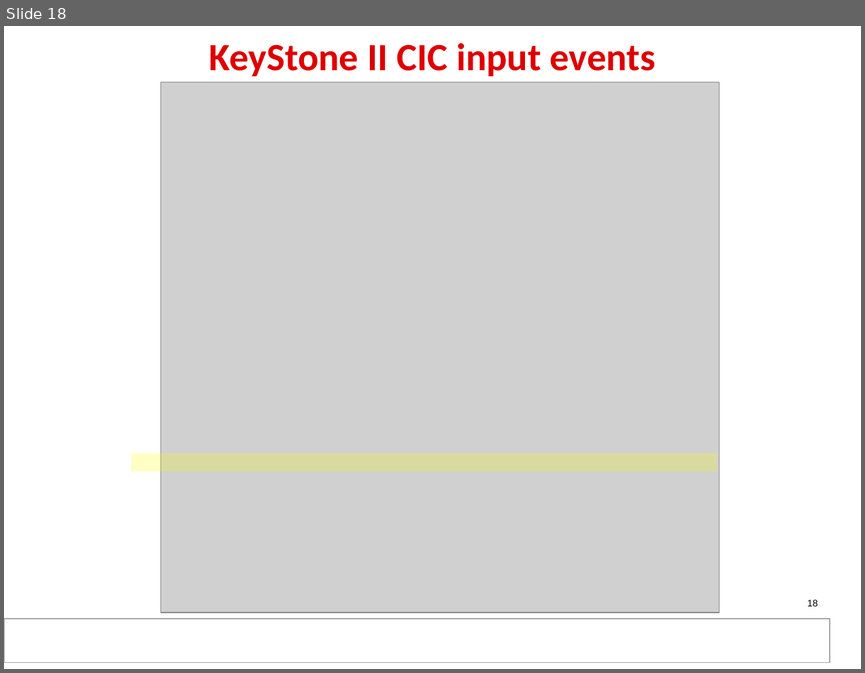
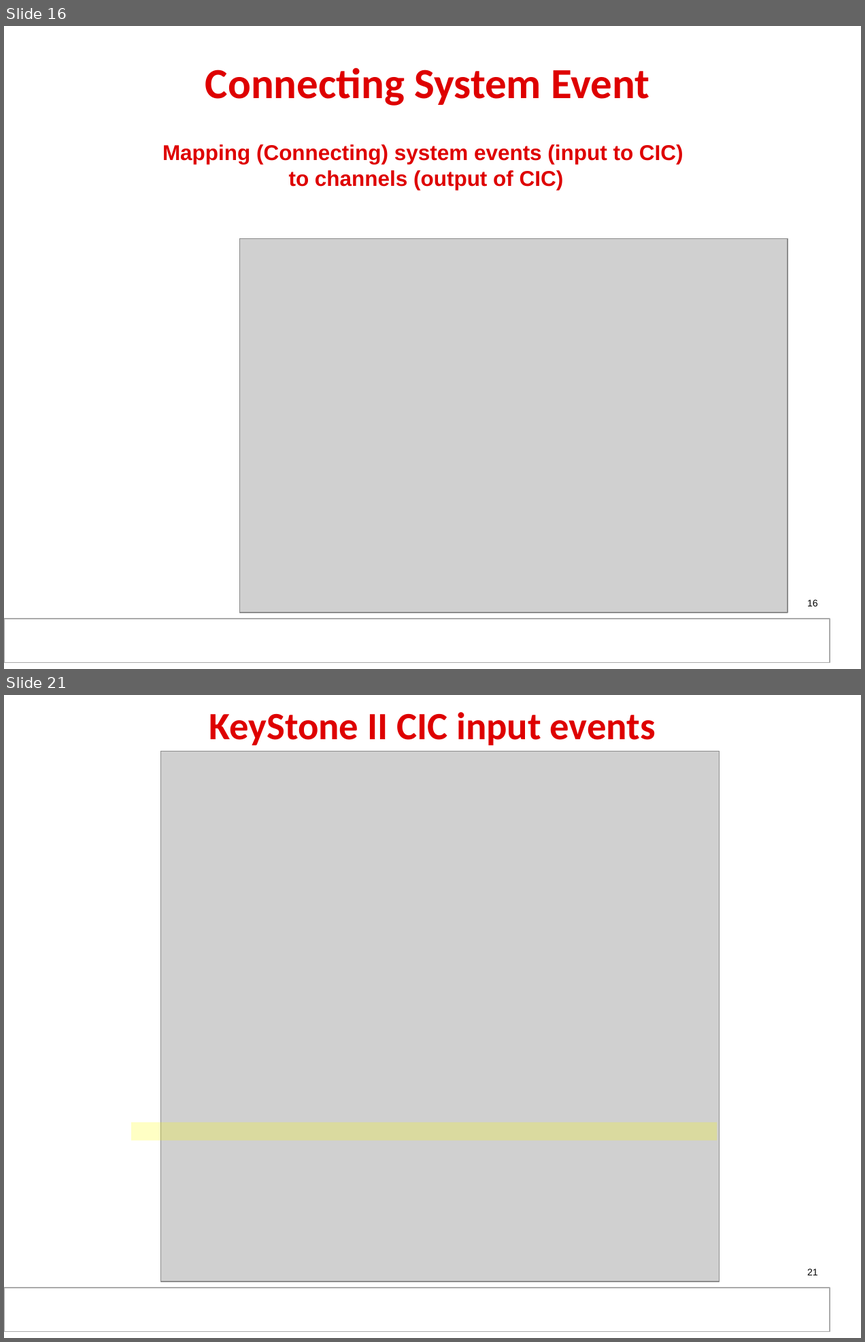
Before and after one commit to hari1989/keystone-workshop, a slide deck: slides/KeyStone_Interrupts.pptx. Shown one above the other, each under a label of ours: slide 18 before the commit, slides 16 and 21 after it; the slides between them are not shown. The pictures are 865x673 and 865x1342 pixels, drawn with LibreOffice and Linux fonts; fonts in the diff are those of the drawing; grey boxes stand for pictures; background and template pictures are left out. Boxes give left, top, right and bottom in pixels: in the first picture for what was removed or moved away, otherwise in the second. Text is boxed around its words. In the diff, an @@ line names an element or a change of style, - is before the commit and + after.

```diff
--- a/slides/KeyStone_Interrupts.pptx
+++ b/slides/KeyStone_Interrupts.pptx
@@ slide 16 added at (4, 26, 861, 669), background #FFFFFF; not listed: 2 template elements that a slide beside it also shows @@
@@ title added at (205, 67, 649, 106), 36 pt, text #DE0000, bold @@
+Connecting System Event
@@ text added at (162, 144, 683, 190), 18 pt, text #DE0000, bold @@
+Mapping (Connecting) system events (input to CIC)
+to channels (output of CIC)
@@ picture added at (239, 238, 788, 612) @@
@@ page number added at (807, 599, 818, 606), 8 pt, text #000000 @@
+16
@@ what was slide 18 is now slide 21 @@
@@ page number at (807, 1268, 818, 1275): text changed @@
-18
+21
```
Also in this commit, not shown: 6 slides changed, 4 other slides added, 3 slides removed.
